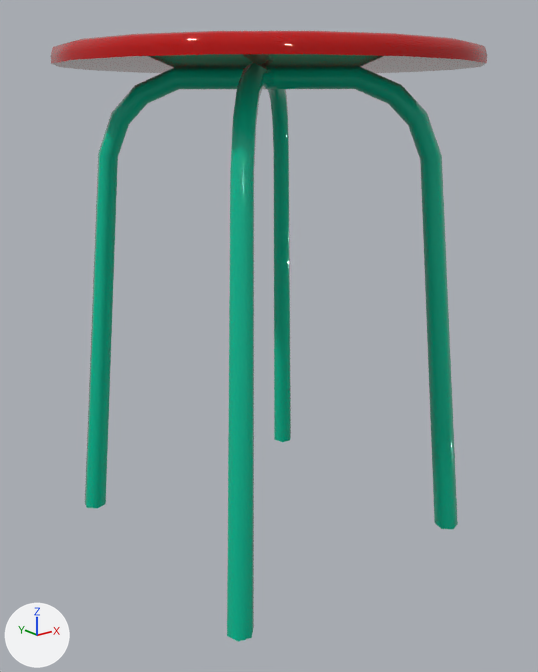
An edit to the FBX model Assets/ART/Meshes/GENERAL/SM_Stool.fbx, drawn before and after from the same camera.
One viewpoint serves both versions: a camera (50 mm lens) standing at (-0.663, -0.828, 0.63) and looking at (-0.009, -0.011, 0.303). Lighting does not change. The marker at lower left points along +X, +Y and +Z. The older version comes first. Where no turn or scale is listed for an object, it has been applied to the vertices.

The first picture shows 'SM_Stool'.
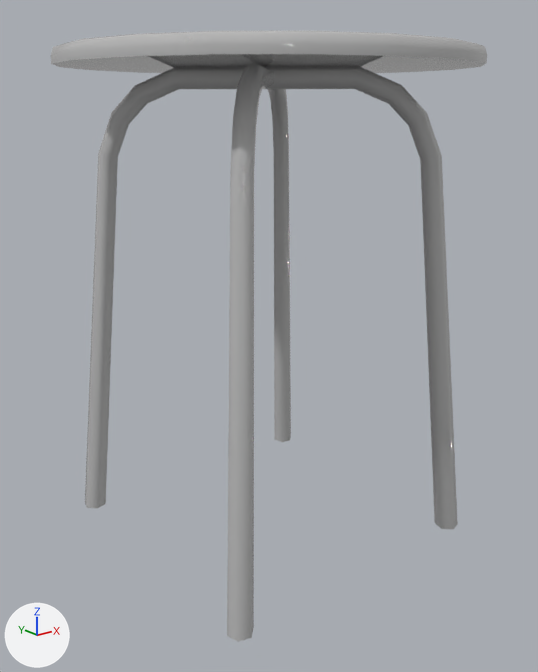
Changed parts and their boxes (x1, y1, x2, y2) in the pictures (538 x 672 px):
part 1 of me_mesh, recoloured (red to grey)
    both: (51, 31, 487, 73)
part 2 of me_mesh, recoloured (cyan to grey)
    both: (85, 62, 458, 642)

Edits to the bpy script that builds the scene:
```text
Add mat_default:
    mat_default = principled_material('Default')
    mat_default.base_color = (0.5, 0.5, 0.5)  # grey #bcbcbc
    mat_default.roughness = 0.0
Change me_mesh:
    where me_mesh.from_pydata(...)  # 212 vertices, 198 faces; spans x -0.281..0.281, y -0.277..0.277, z -0.001..0.698
    used by ob_sm_stool; location = (0.0, 0.0, 0.0)
    me_mesh part 1: all 90 faces that had it switch from mat_m_wood_01 (red #bc0000) to mat_default (grey #bcbcbc)
    me_mesh part 2: all 108 faces that had it switch from mat_m_metal_painted_01 (cyan #00bc94) to mat_default (grey #bcbcbc)
```
